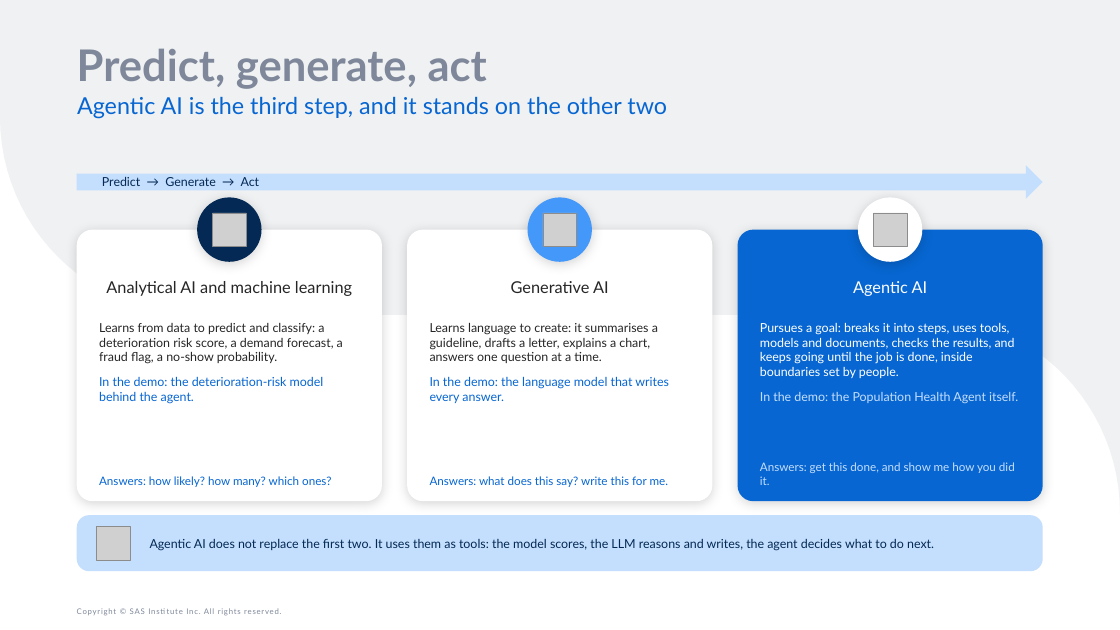
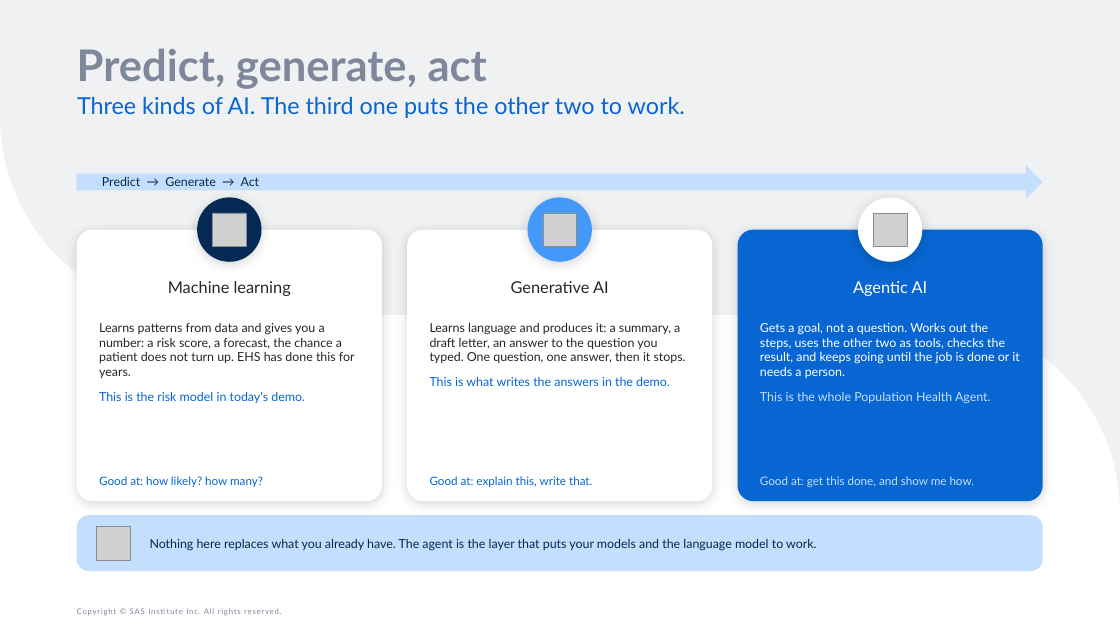
Before and after one commit to raedaldweik/Agentic-Bootcamp, a slide deck: slide 4 of Day1/Agentic_AI_Overview_and_Live_Demo/Agentic_AI_Overview_and_Live_Demo.pptx. Drawn at 1120x630 pixels with LibreOffice and Linux fonts; fonts in the diff are those of the drawing; grey boxes stand for pictures. Boxes give left, top, right and bottom in pixels: in the first picture for what was removed or moved away, otherwise in the second. Text is boxed around its words. In the diff, an @@ line names an element or a change of style, - is before the commit and + after.

```diff
--- a/Day1/Agentic_AI_Overview_and_Live_Demo/Agentic_AI_Overview_and_Live_Demo.pptx
+++ b/Day1/Agentic_AI_Overview_and_Live_Demo/Agentic_AI_Overview_and_Live_Demo.pptx
@@ text at [77, 96, 685, 118]: text changed @@
-Agentic AI is the third step, and it stands on the other two
+Three kinds of AI. The third one puts the other two to work.
@@ text at [168, 281, 291, 296]: text changed @@
-Analytical AI and machine learning
+Machine learning
@@ text at [99, 323, 355, 403]: text changed @@
-Learns from data to predict and classify: a deterioration risk score, a demand forecast, a fraud flag, a no-show probability.
-In the demo: the deterioration-risk model behind the agent.
+Learns patterns from data and gives you a number: a risk score, a forecast, the chance a patient does not turn up. EHS has done this for years.
+This is the risk model in today's demo.
@@ text at [430, 323, 686, 386]: text changed @@
-Learns language to create: it summarises a guideline, drafts a letter, explains a chart, answers one question at a time.
-In the demo: the language model that writes every answer.
+Learns language and produces it: a summary, a draft letter, an answer to the question you typed. One question, one answer, then it stops.
+This is what writes the answers in the demo.
@@ text at [760, 323, 1019, 404]: text changed @@
-Pursues a goal: breaks it into steps, uses tools, models and documents, checks the results, and keeps going until the job is done, inside boundaries set by people.
-In the demo: the Population Health Agent itself.
+Gets a goal, not a question. Works out the steps, uses the other two as tools, checks the result, and keeps going until the job is done or it needs a person.
+This is the whole Population Health Agent.
@@ text at [99, 476, 263, 487]: text changed @@
-Answers: how likely? how many? which ones?
+Good at: how likely? how many?
@@ text at [430, 476, 592, 487]: text changed @@
-Answers: what does this say? write this for me.
+Good at: explain this, write that.
@@ text at [760, 476, 975, 487]: text changed @@
-Answers: get this done, and show me how you did it.
+Good at: get this done, and show me how.
@@ text at [150, 539, 816, 551]: text changed @@
-Agentic AI does not replace the first two. It uses them as tools: the model scores, the LLM reasons and writes, the agent decides what to do next.
+Nothing here replaces what you already have. The agent is the layer that puts your models and the language model to work.
```
Also in this commit, not shown: 21 other slides changed, 2 other files.
